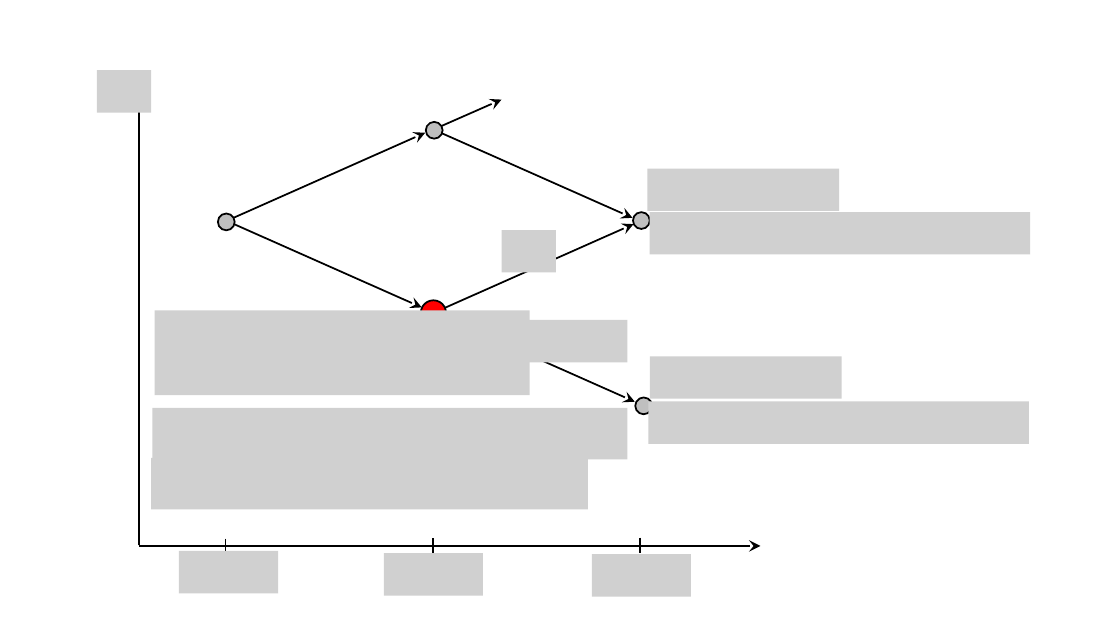
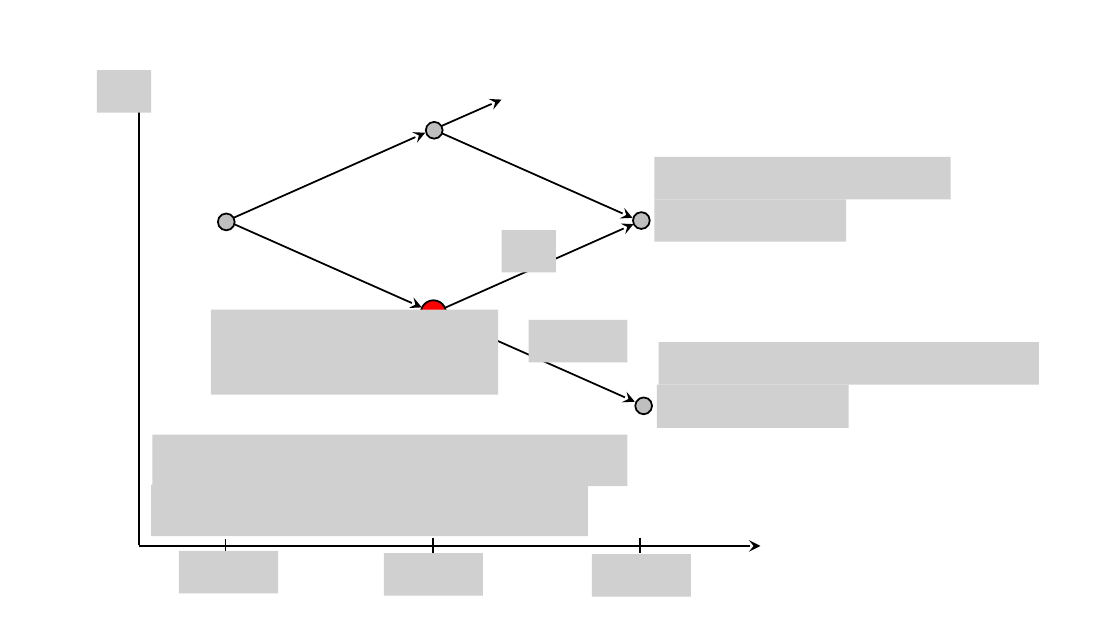
Before and after one commit to fij/btup, a slide deck: slide 4 of img/binom.pptx. Drawn at 1120x630 pixels with LibreOffice and Linux fonts; fonts in the diff are those of the drawing; grey boxes stand for pictures. Boxes give left, top, right and bottom in pixels: in the first picture for what was removed or moved away, otherwise in the second. Text is boxed around its words. In the diff, an @@ line names an element or a change of style, - is before the commit and + after.

```diff
--- a/img/binom.pptx
+++ b/img/binom.pptx
@@ picture removed at bbox=[648, 169, 839, 211] @@
@@ picture added at bbox=[655, 157, 951, 199] @@
@@ picture added at bbox=[655, 199, 846, 241] @@
@@ picture removed at bbox=[650, 213, 1031, 255] @@
@@ picture: place and size @@
-picture at bbox=[155, 310, 530, 395]
+picture at bbox=[211, 310, 498, 395]
@@ picture removed at bbox=[650, 356, 842, 398] @@
@@ picture added at bbox=[659, 342, 1039, 384] @@
@@ picture added at bbox=[657, 385, 849, 428] @@
@@ picture removed at bbox=[649, 402, 1029, 444] @@
@@ picture: place and size @@
-picture at bbox=[152, 408, 628, 460]
+picture at bbox=[152, 434, 628, 486]
@@ picture: place and size @@
-picture at bbox=[151, 458, 588, 509]
+picture at bbox=[151, 485, 588, 536]
```
Also in this commit, not shown: 4 other files.
